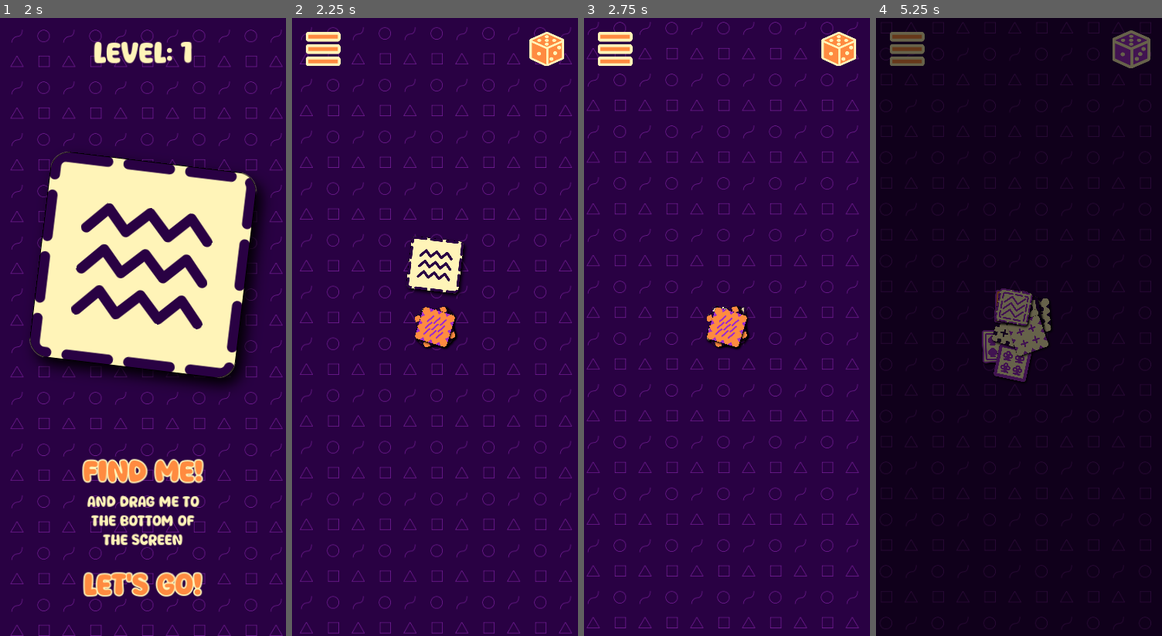
Above: before the commit, frames 1-4 (left to right).
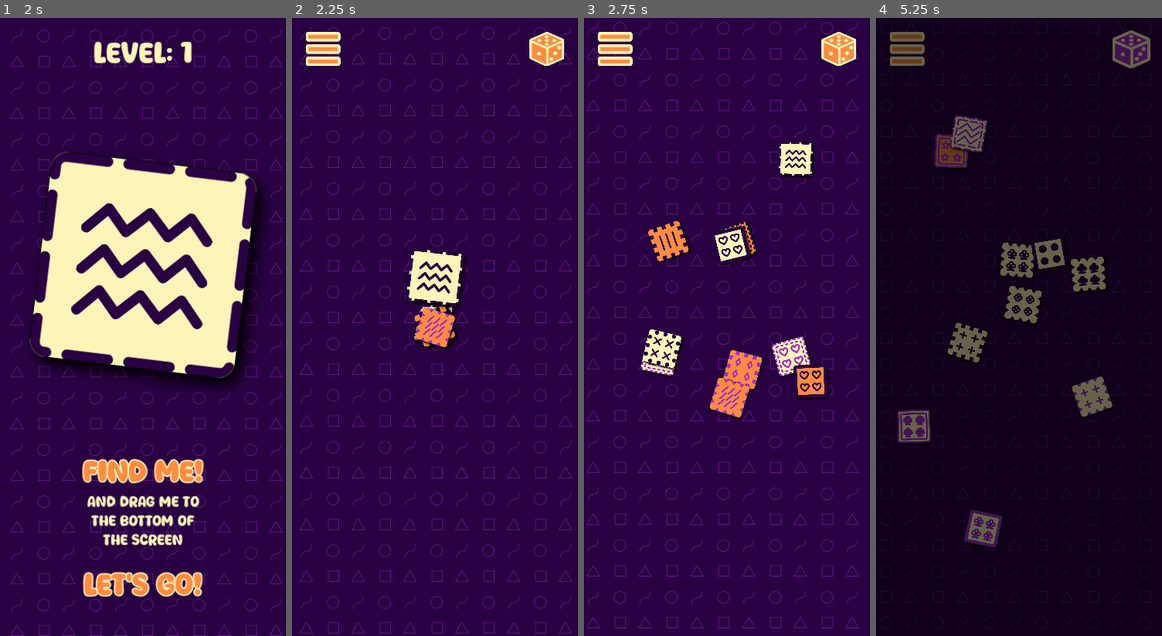
Above: after the commit, the same moments.

Repository: magopian/rummager
Game: Godot game, scene res://start_menu.tscn
Two runs of this game, one before a commit and one after it. Both use one fixed random seed, a clock stepped at 60 frames per second and the inputs below. Sound files missing from this copy of the repository are replaced by a short silence.
Inputs (mouse positions are in pixels of both pictures, inside the frame that each line leads up to):
- Up to frame 1 (2 s): click "START" at 0.5 s; click (143, 327) at 1.27 s
- Up to frame 2 (2.25 s): click "Let's go!" at 2 s
- Up to frame 3 (2.75 s): no input
- Up to frame 4 (5.25 s): click (1130, 48) at 2.75 s; click "Let's go!" at 3.5 s; click (1019, 327) at 4.27 s; click (1130, 48) at 5 s

Frame 1 is identical in both runs. In frame 2, 1.3% of the frame differs, in the area x 40-61%, y 35-54%; in frame 3, 5.4%; in frame 4, 6.7%, in the area x 7-83%, y 15-86%.

Commit message:
Improve the animation of the "pick me up" card disappearing into the stack of cards

Diff:
--- a/game.gd
+++ b/game.gd
@@ -107,10 +107,12 @@
 	Global.slide_off_screen(level_label, 0.15)
 	Global.slide_off_screen(explanation, 0.15)
 	Global.slide_in_screen(menu, 0.15)
+	shuffle_cards()
 	var card: Card = card_display.get_child(0)
+	var tween: Tween = card.create_tween().set_ease(Tween.EASE_IN_OUT).set_trans(Tween.TRANS_CUBIC)
+	tween.tween_property(card, "global_position", Global.viewport_size / 2, 0.5)
 	await card.scale_to(Vector2.ZERO, 0.5).finished
 	pick_me_canvas_layer.queue_free()
-	shuffle_cards()
 
 
 func shuffle_cards() -> void:
